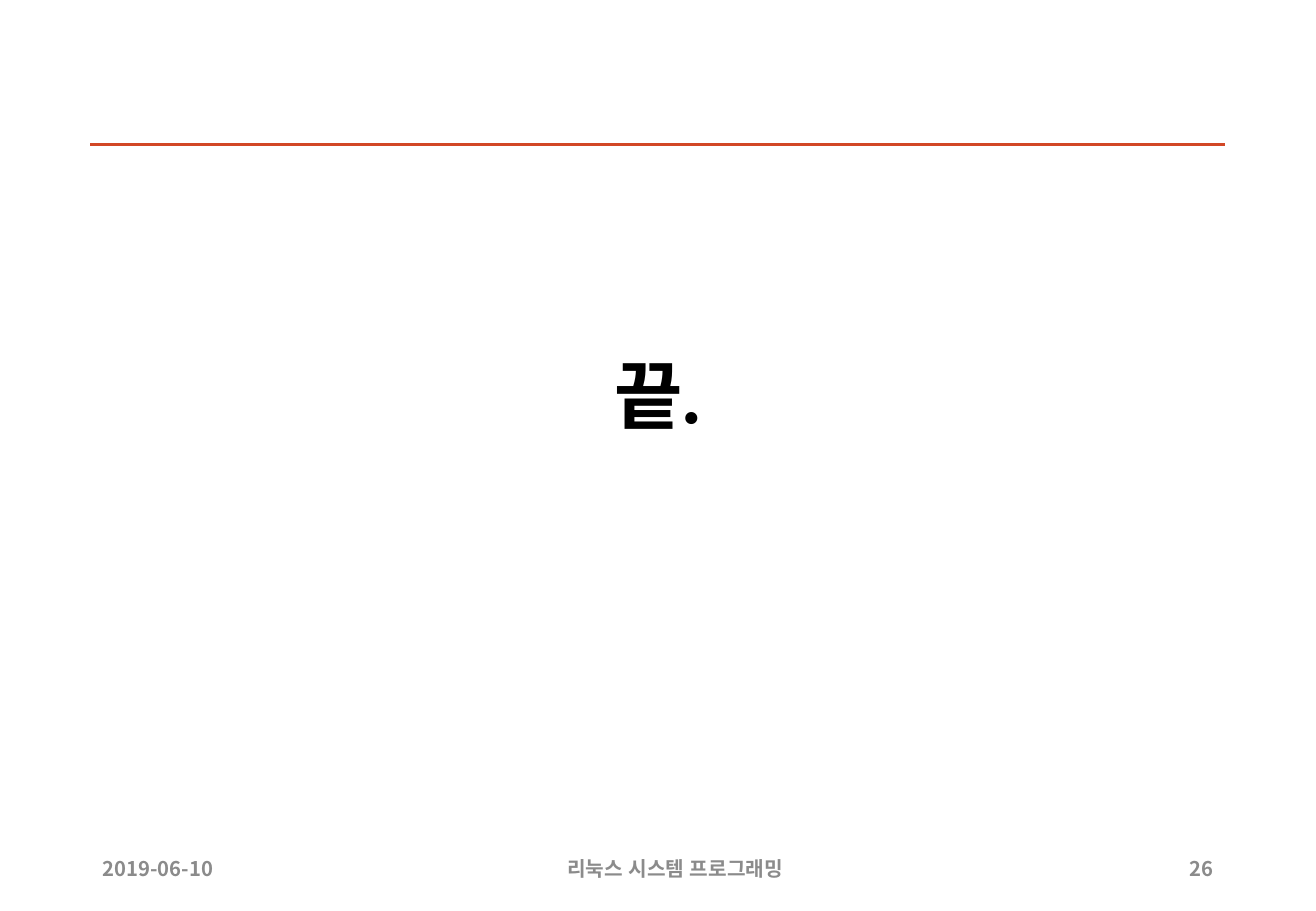
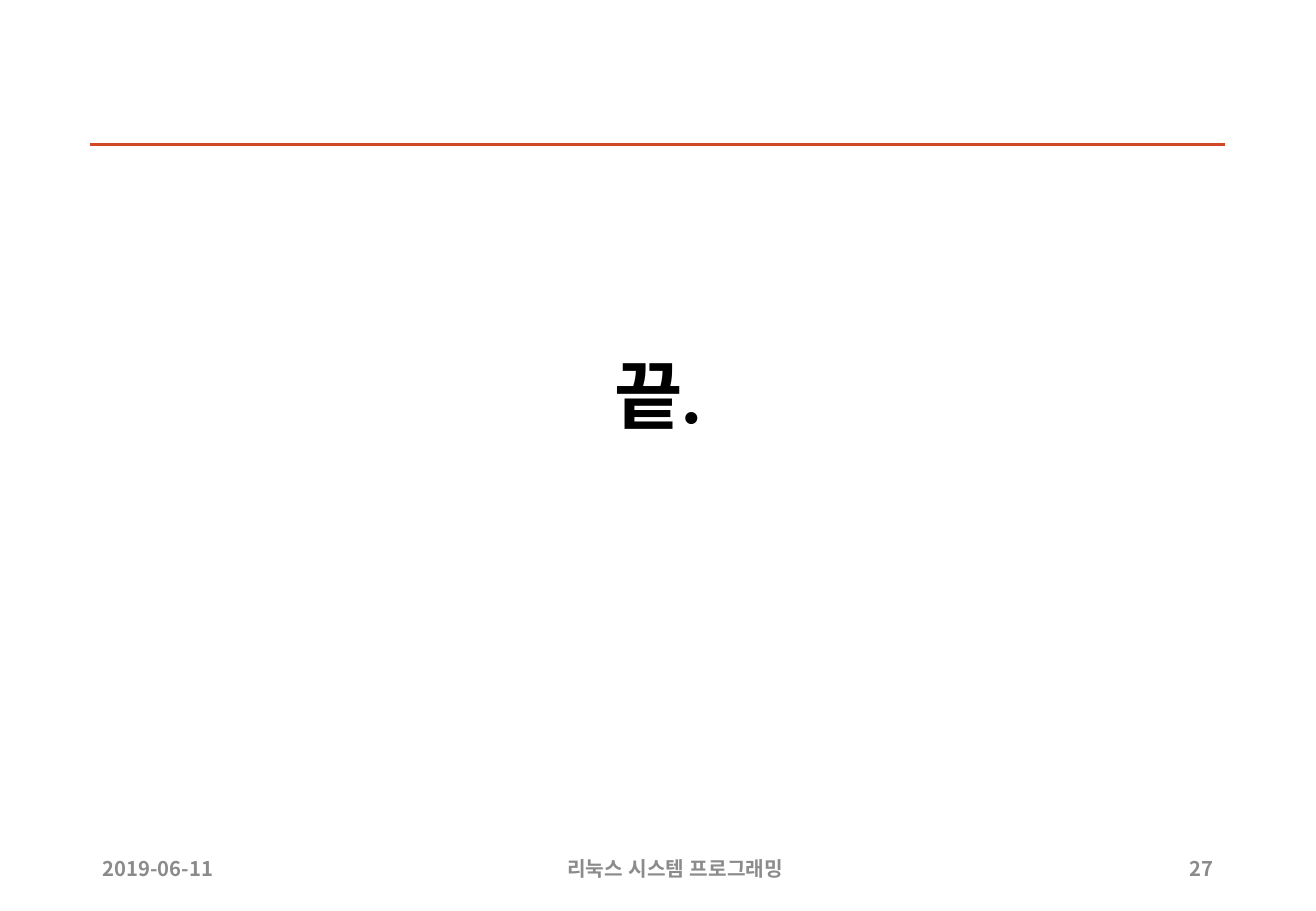
Before and after one commit to sunabove/autopilot_doc, a slide deck: slide 27 of 110 매뉴얼/190609 NAVIO 2 드론 제작 V1.1 (1).pptx (slide 26 before the commit). Drawn at 1316x911 pixels with LibreOffice and Linux fonts; fonts in the diff are those of the drawing. Boxes give left, top, right and bottom in pixels: in the first picture for what was removed or moved away, otherwise in the second. Text is boxed around its words. In the diff, an @@ line names an element or a change of style, - is before the commit and + after.

```diff
--- a/110 매뉴얼/190609 NAVIO 2 드론 제작 V1.1 (1).pptx
+++ b/110 매뉴얼/190609 NAVIO 2 드론 제작 V1.1 (1).pptx
@@ text at [103,861,213,876]: text changed @@
-2019-06-10
+2019-06-11
@@ page number at [1189,861,1213,876]: text changed @@
-26
+27
```
Also in this commit, not shown: 20 other slides changed, 1 slide added, 2 other files.
